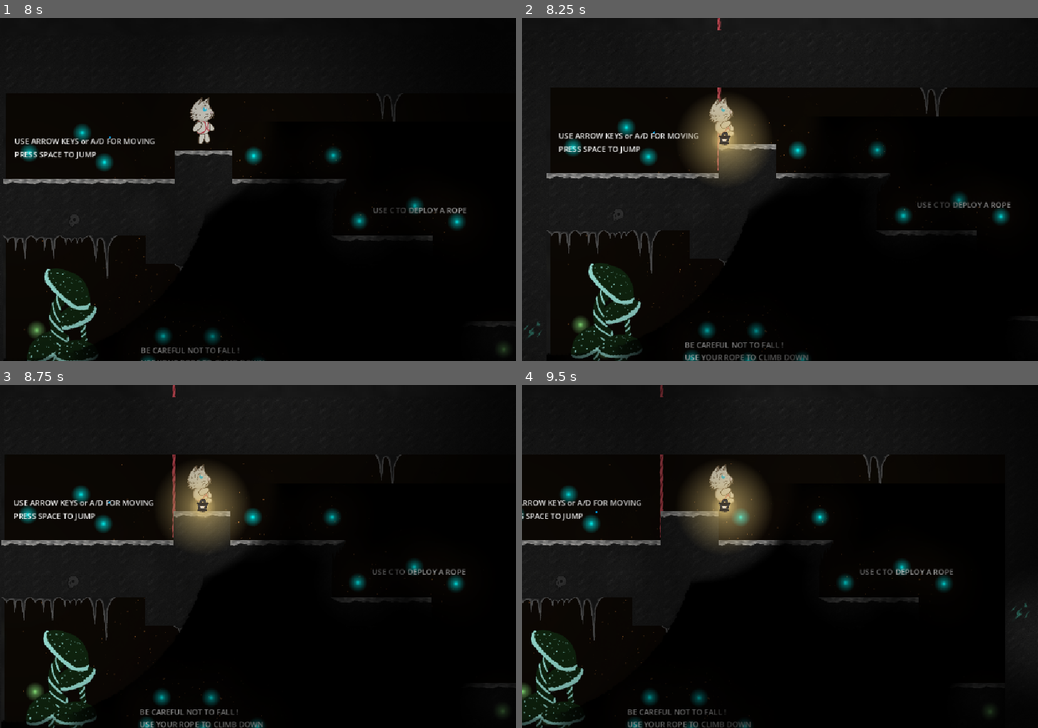
Above: before the commit, frames 1-4 (two rows, left to right).
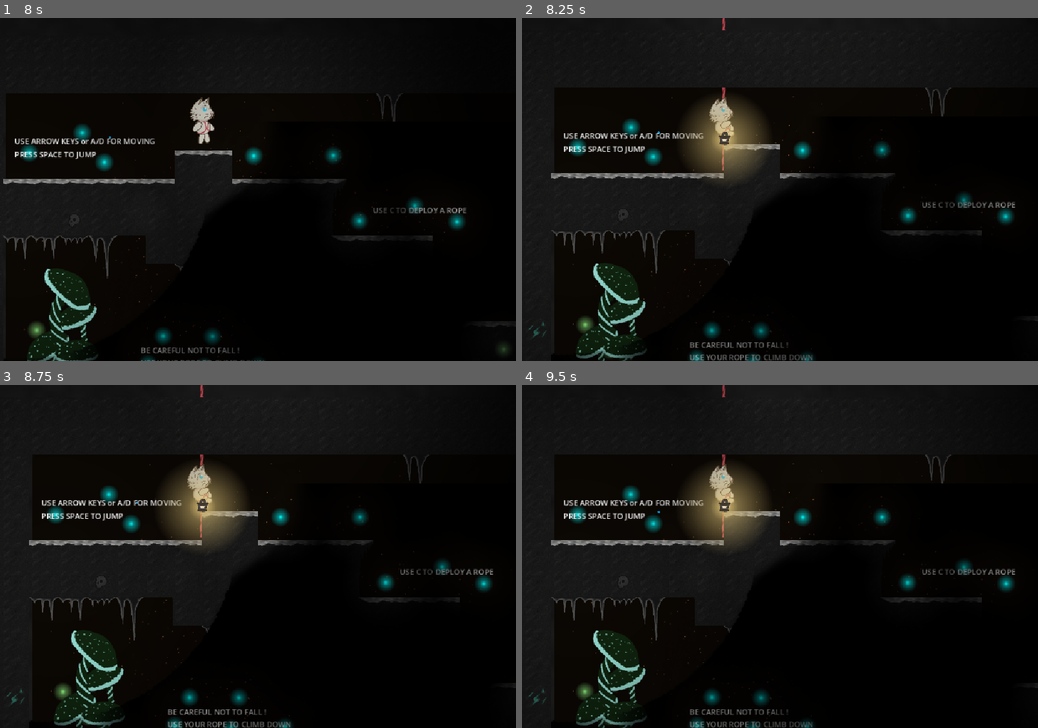
Above: after the commit, the same moments.

Repository: Mad2F/GameJam_2025
Game: Godot game, scene res://Game/Levels/LevelTutorial.tscn
The game is run twice, just before and just after one commit, with the same random seed, the same clock (stepped at 60 frames per second) and the same inputs. Sound files missing from this copy of the repository are replaced by a short silence.
Inputs (mouse positions are in pixels of both pictures, inside the frame that each line leads up to):
- Up to frame 1 (8 s): tap Space (move_jump) at 0.5, 1.52, 1.55, 1.82, 2, 2.3, 2.75, 3.02, 3.05, 3.32, 3.5, 3.77, 3.8, 4.07, 4.25, 4.52, 4.55, 4.82, 6.02, 6.05, 6.32, 6.77, 6.8, 7.07, 7.52, 7.55, 7.82 s; move the mouse to (232, 258) at 0.52 s; hold Space (move_jump) 0.53-1.28 s; hold Right (move_right) 0.53-2.03 s; move the mouse to (412, 240) at 1.27 s; tap C (climb) at 1.35, 5.85 s; move the mouse to (103, 138) at 2.02 s; hold Enter (enter) 2.03-2.78 s; hold Left (move_left) 2.03-4.28 s; move the mouse to (283, 189) at 2.77 s; tap G (use_grapin) at 2.85, 7.35 s; move the mouse to (180, 103) at 3.52 s; hold E (use_lantern) 3.53-4.28 s; move the mouse to (371, 172) at 4.27 s; hold Right (move_right) from 4.28 s (still down); tap V (use_sonar) at 4.35 s; move the mouse to (154, 206) at 5.02 s; hold Space (move_jump) 5.03-5.78 s; move the mouse to (309, 114) at 5.77 s; move the mouse to (232, 258) at 6.52 s; hold Enter (enter) 6.53-7.28 s; move the mouse to (412, 240) at 7.27 s
- Up to frame 2 (8.25 s): move the mouse to (625, 138) at 8.02 s; release Right (move_right) at 8.03 s; hold Left (move_left) from 8.03 s (still down); hold E (use_lantern) from 8.03 s (still down)
- Up to frame 3 (8.75 s): keep holding Left (move_left); keep holding E (use_lantern); tap Space (move_jump) at 8.3 s
- Up to frame 4 (9.5 s): keep holding Left (move_left); move the mouse to (805, 556) at 8.77 s; release E (use_lantern) at 8.78 s; tap V (use_sonar) at 8.85 s; tap Space (move_jump) at 9.02, 9.05, 9.32 s

Frame 1 is identical in both runs. In frame 2, 4.9% of the frame differs, in the area x 0-96%, y 0-100%; in frame 3, 8.3%; in frame 4, 8.9%, in the area x 0-100%, y 0-100%.

Commit message:
camera et grapin

Diff:
--- a/Game/LevelsComponents/Camera.gd
+++ b/Game/LevelsComponents/Camera.gd
@@ -7,8 +7,9 @@
 	playerCharacter = Globals.player
 
 func _physics_process(delta: float) -> void:
-	position.x = playerCharacter.position.x- ProjectSettings.get("display/window/size/viewport_height") / 2
-	position.y = playerCharacter.position.y - ProjectSettings.get("display/window/size/viewport_height") / 4
+	if (playerCharacter != null):
+		position.x = playerCharacter.position.x- ProjectSettings.get("display/window/size/viewport_height") / 2
+		position.y = playerCharacter.position.y - ProjectSettings.get("display/window/size/viewport_height") / 4
 	#if(position.y - playerCharacter.position.y < -ProjectSettings.get("display/window/size/viewport_height") / 3 * 2):
 	#if(position.y - playerCharacter.position.y > ProjectSettings.get("display/window/size/viewport_height") / 3 * 2):
 		#position.y = min(playerCharacter.position.y + ProjectSettings.get("display/window/size/viewport_height") / 3 * 2, 0)
--- a/Game/Objects/Stone.gd
+++ b/Game/Objects/Stone.gd
@@ -2,6 +2,7 @@
 class_name Stone
 
 var activated: bool = false
+var forced: bool = false
 var ephemeralLight: PackedScene = preload("res://Game/Objects/EphemeralLightSource.tscn")
 var gravity = 1.0
 var index = -1
@@ -12,9 +13,11 @@
 	apply_central_force(Vector2.DOWN * delta * gravity)
 
 func _on_body_entered(_body: Node) -> void:
-	if(activated):
+	print("before ", _body.name)
+	if(activated and not forced):
 		return
 	activated = true
+	print("after ", _body.name)
 	var instance: EphemeralLightSource = ephemeralLight.instantiate();
 	instance.position = position
 	instance.life_span = 2.0
@@ -23,3 +26,8 @@
 	floor.emit(global_position, index)
 	get_tree().get_root().get_node(get_tree().current_scene.get_path()).add_child(instance)
 	queue_free()
+
+func _on_body_exited(_body: Node) -> void:
+	print("exit ", _body.name)
+	if(forced):
+		forced = false
--- a/Game/Objects/Stone.tscn
+++ b/Game/Objects/Stone.tscn
@@ -25,4 +25,5 @@
 intensity = 0.5
 
 [connection signal="body_entered" from="." to="." method="_on_body_entered"]
+[connection signal="body_exited" from="." to="." method="_on_body_exited"]
 [connection signal="body_shape_entered" from="." to="." method="_on_body_shape_entered"]
--- a/Game/player.gd
+++ b/Game/player.gd
@@ -167,6 +167,7 @@
 	#rope movements:
 	else:
 		velocity.y = 0
+		velocity.x = 0
 		movement = "Climb_Idle"
 
 		if Input.is_action_just_pressed("climb"):
@@ -181,6 +182,7 @@
 			print("JUMP OFF")
 			var jumpPos = isJumpOffFree()
 			if (jumpPos != null):
+				print("JUMP OFF now")
 				goOffRope(jumpPos)
 			return
 
@@ -319,6 +321,7 @@
 		grapin_stone_instances[i].linear_velocity = force
 		grapin_stone_instances[i].floor.connect(_on_floor_grapin_found)
 		grapin_stone_instances[i].index = i
+		grapin_stone_instances[i].hide()
 		get_tree().get_root().get_node(get_tree().current_scene.get_path()).add_child(grapin_stone_instances[i])
 
 func _on_floor_grapin_found(pos, index):
--- a/Game/player.tscn
+++ b/Game/player.tscn
@@ -291,10 +291,10 @@
 position = Vector2(49, 38)
 
 [node name="jump_left" parent="." instance=ExtResource("6_oyrjc")]
-position = Vector2(-52, -119)
+position = Vector2(-52, -67)
 
 [node name="jump_right" parent="." instance=ExtResource("6_oyrjc")]
-position = Vector2(50, -119)
+position = Vector2(49, -64)
 
 [node name="Fall" type="AudioStreamPlayer" parent="."]
 stream = ExtResource("7_oyrjc")
@@ -316,9 +316,6 @@
 visible = false
 position = Vector2(23, 87)
 
-[node name="above_head" parent="." instance=ExtResource("6_oyrjc")]
-position = Vector2(0, -118)
-
 [node name="grapin_left" type="Node2D" parent="."]
 position = Vector2(-23, -213)
 
Not shown: 1 places in Game/Levels/LevelTutorial.tscn that only renumber resources
Not shown: 1 places in Game/Levels/VictoryScreen.tscn that only renumber resources
Not shown: 1 places in Game/Objects/Stone.tscn that only renumber resources
